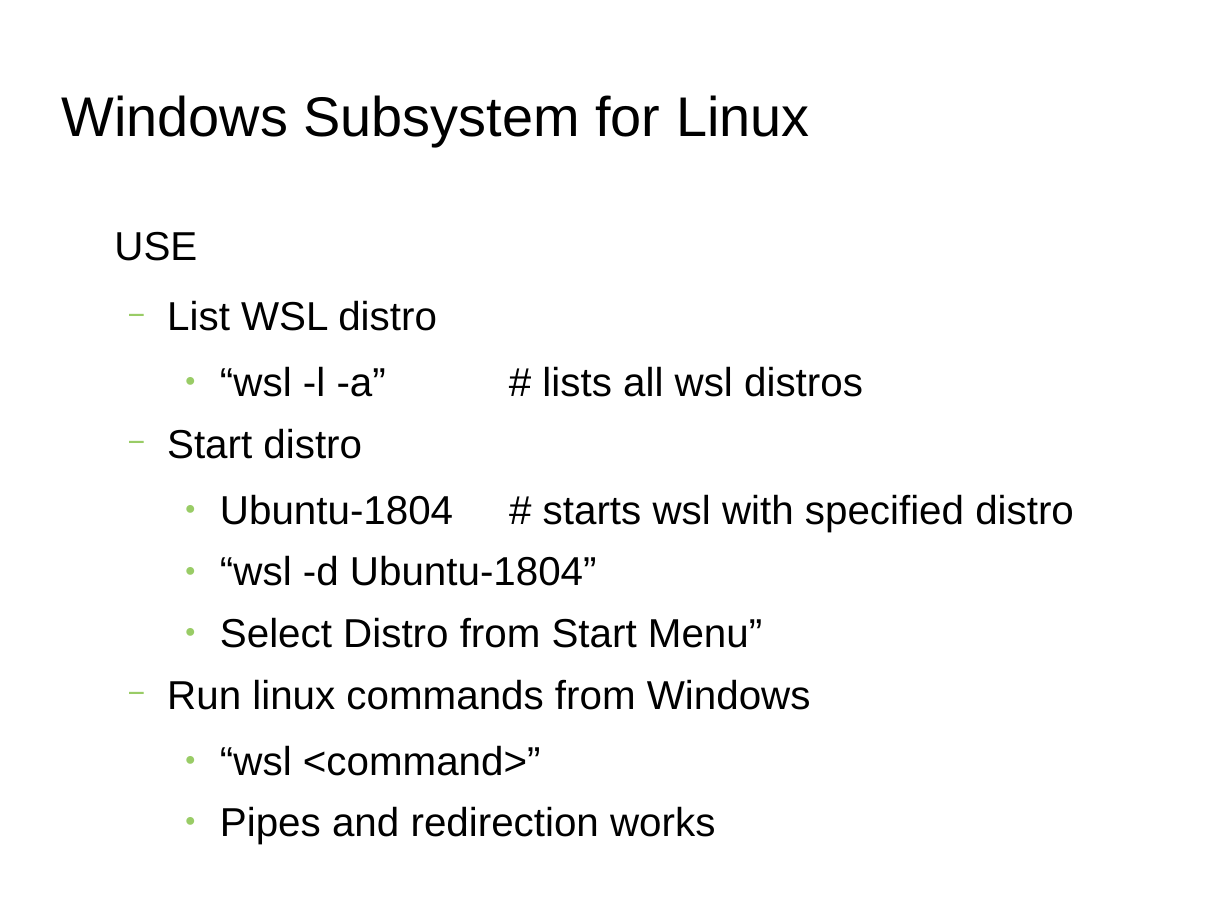
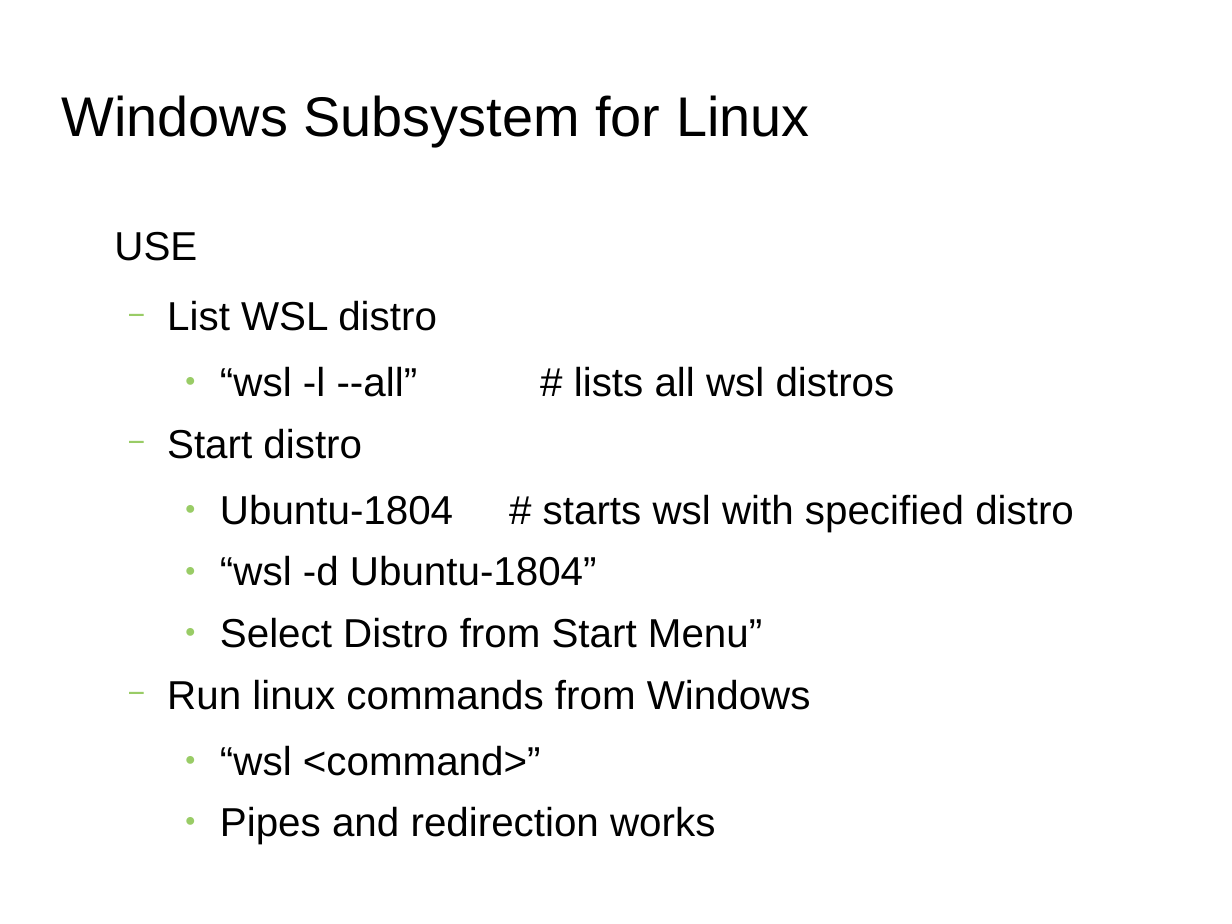
Before and after one commit to siehputz/uniforum2020, a slide deck: slide 15 of uniforum-three-quick-topics.odp. Drawn at 1232x924 pixels with LibreOffice and Linux fonts; fonts in the diff are those of the drawing; background and template pictures are left out. Boxes give left, top, right and bottom in pixels: in the first picture for what was removed or moved away, otherwise in the second. Text is boxed around its words. In the diff, an @@ line names an element or a change of style, - is before the commit and + after.

```diff
--- a/uniforum-three-quick-topics.odp
+++ b/uniforum-three-quick-topics.odp
@@ text at (220, 366, 895, 397): text changed @@
-    ● “wsl -l -a” # lists all wsl distros
+    ● “wsl -l --all” # lists all wsl distros
```
Also in this commit, not shown: 5 other slides changed.
